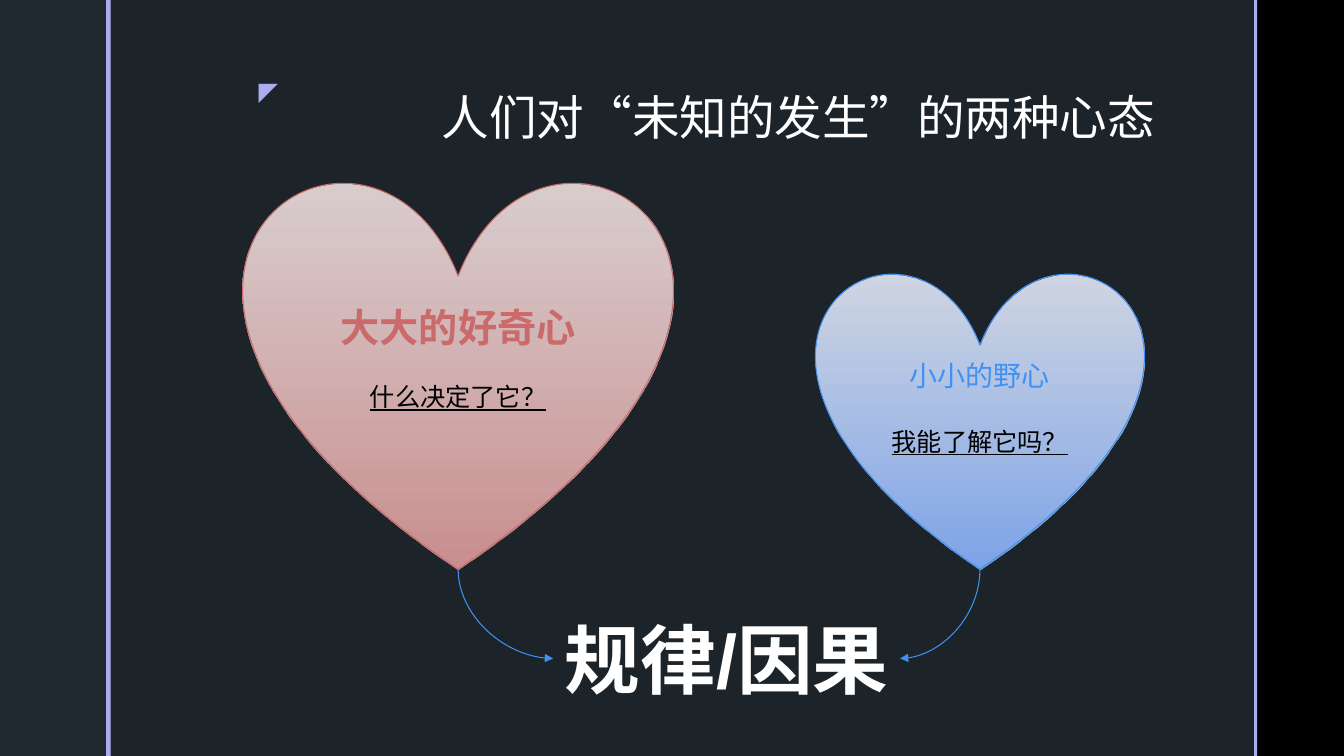
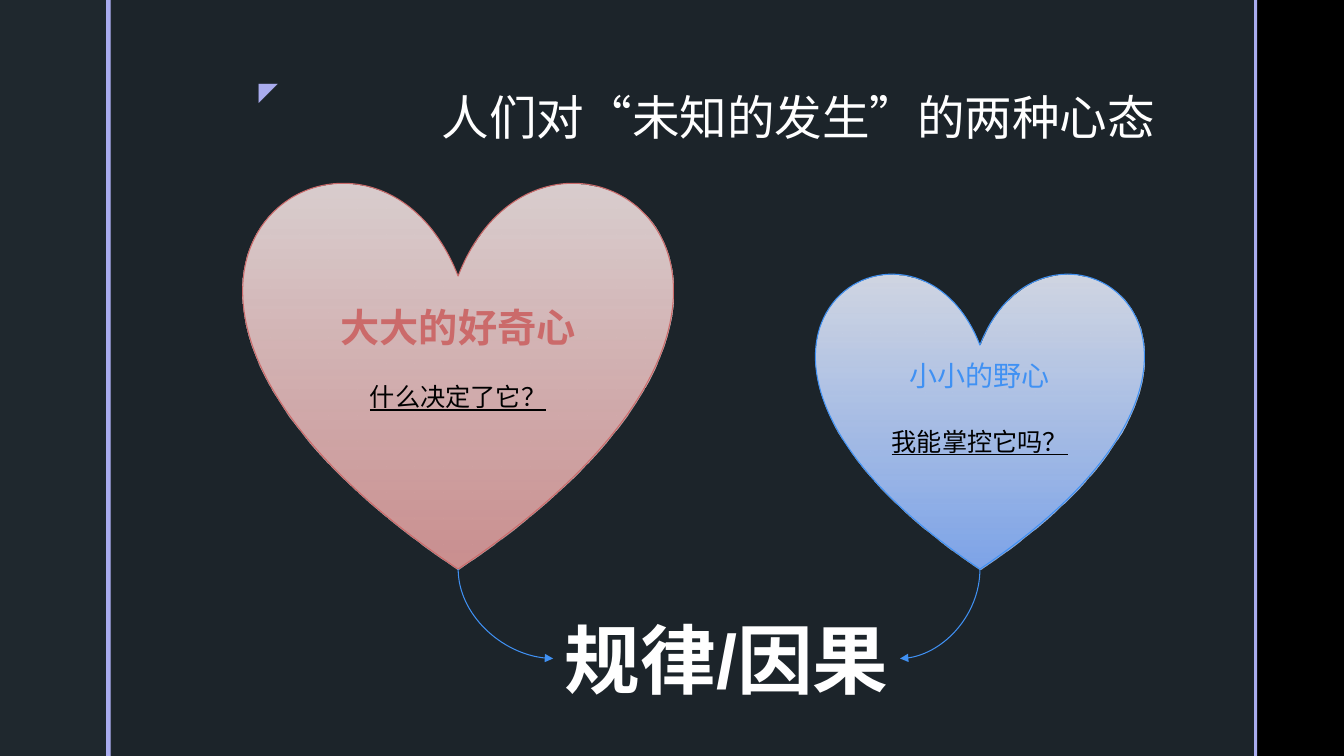
Before and after one commit to SakigamiYang/PyCon, a slide deck: slide 3 of Python-Meetup/20210523/深度学习简介.pptx. Drawn at 1344x756 pixels with LibreOffice and Linux fonts; fonts in the diff are those of the drawing; background and template pictures are left out. Boxes give left, top, right and bottom in pixels: in the first picture for what was removed or moved away, otherwise in the second. Text is boxed around its words. In the diff, an @@ line names an element or a change of style, - is before the commit and + after.

```diff
--- a/Python-Meetup/20210523/深度学习简介.pptx
+++ b/Python-Meetup/20210523/深度学习简介.pptx
@@ text in heart at (892, 429, 1068, 455): text changed @@
-我能了解它吗？
+我能掌控它吗？
```
Also in this commit, not shown: 11 other slides changed, 2 slides added, 2 other files.
